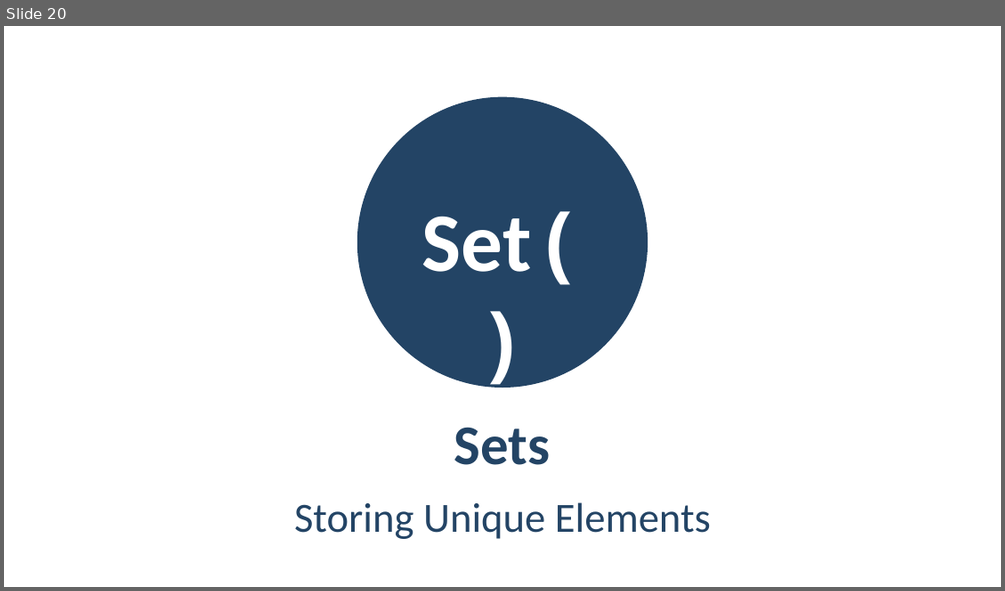
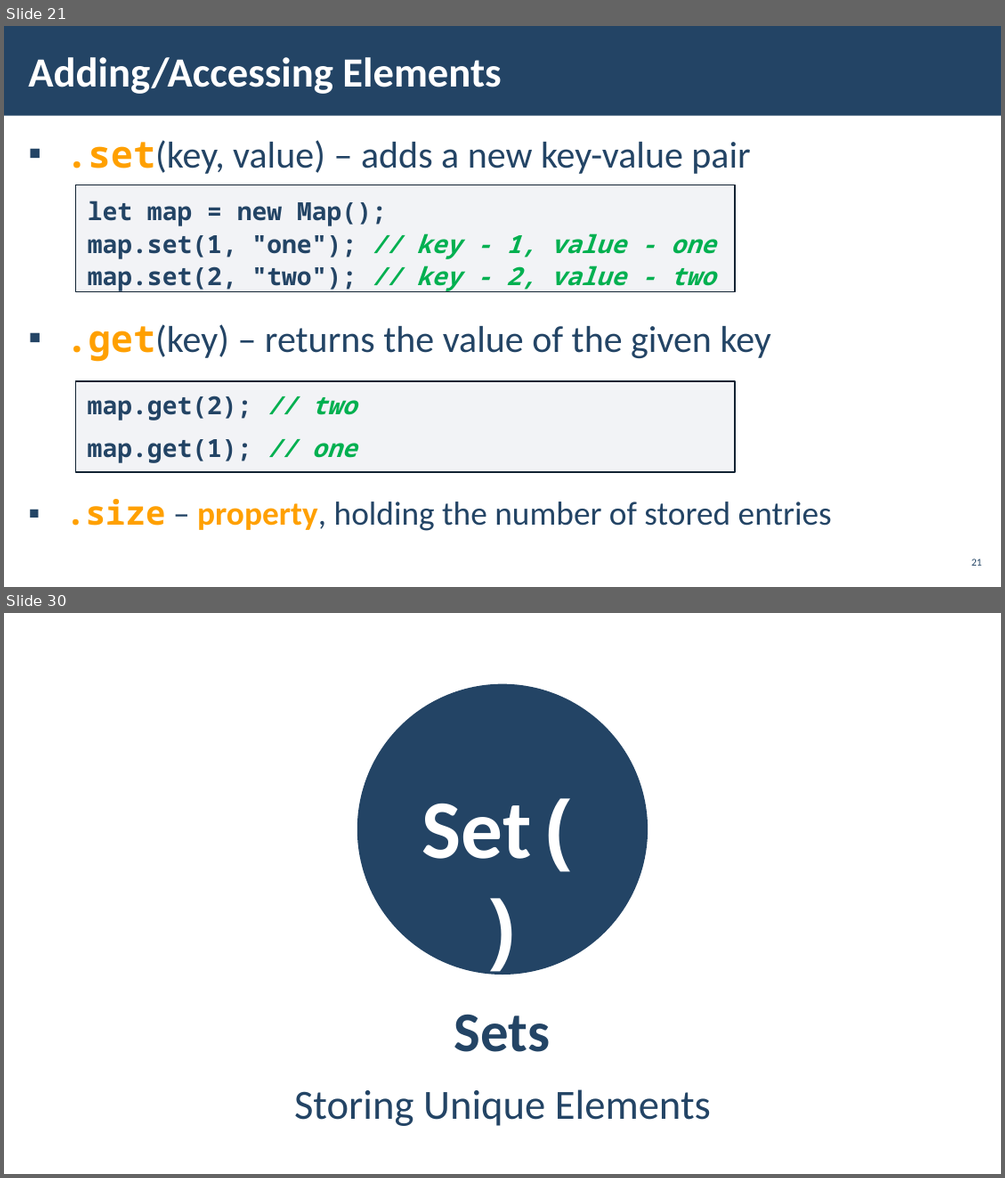
Before and after one commit to YordanovPetar/SoftUni, a slide deck: JavaScriptFundamentals/07_AssociativeArrays/07_1_AssociativeArraysLab/08. JS-Fundamentals-Associative-Arrays.pptx. Shown one above the other, each under a label of ours: slide 20 before the commit, slides 21 and 30 after it; the slides between them are not shown. The pictures are 1005x591 and 1005x1178 pixels, drawn with LibreOffice and Linux fonts; fonts in the diff are those of the drawing; background and template pictures are left out. Boxes give left, top, right and bottom in pixels: in the first picture for what was removed or moved away, otherwise in the second. Text is boxed around its words. In the diff, an @@ line names an element or a change of style, - is before the commit and + after.

```diff
--- a/JavaScriptFundamentals/07_AssociativeArrays/07_1_AssociativeArraysLab/08. JS-Fundamentals-Associative-Arrays.pptx
+++ b/JavaScriptFundamentals/07_AssociativeArrays/07_1_AssociativeArraysLab/08. JS-Fundamentals-Associative-Arrays.pptx
@@ slide 21 added at (4, 26, 1001, 587), background picture (left out) @@
@@ rectangle added at (4, 26, 1001, 116), fill #234465 @@
@@ title added at (28, 57, 501, 94), 40 pt, text #FFFFFF, bold @@
+Adding/Accessing Elements
@@ text added at (65, 140, 832, 531), 36 pt, text #234465 @@
+▪ .set(key, value) – adds a new key-value pair
+▪ .get(key) – returns the value of the given key
+▪ .size – property, holding the number of stored entries
@@ text added at (76, 185, 736, 300), fill #ADB4C3 at 15% opacity, outline #112233 1 pt, 24 pt, text #234465, bold @@
+let map = new Map();
+map.set(1, "one"); // key - 1, value - one
+map.set(2, "two"); // key - 2, value - two
@@ rectangle added at (76, 381, 736, 472), fill #ADB4C3 at 15% opacity, outline #112233 1 pt, 24 pt, text #234465, bold @@
+map.get(2); // two
+map.get(1); // one
@@ page number added at (971, 558, 982, 565), 10 pt, text #234465 @@
+21
@@ what was slide 20 is now slide 30 @@
```
Also in this commit, not shown: 2 slides changed, 10 other slides added, 1 slide removed, 8 other files.
